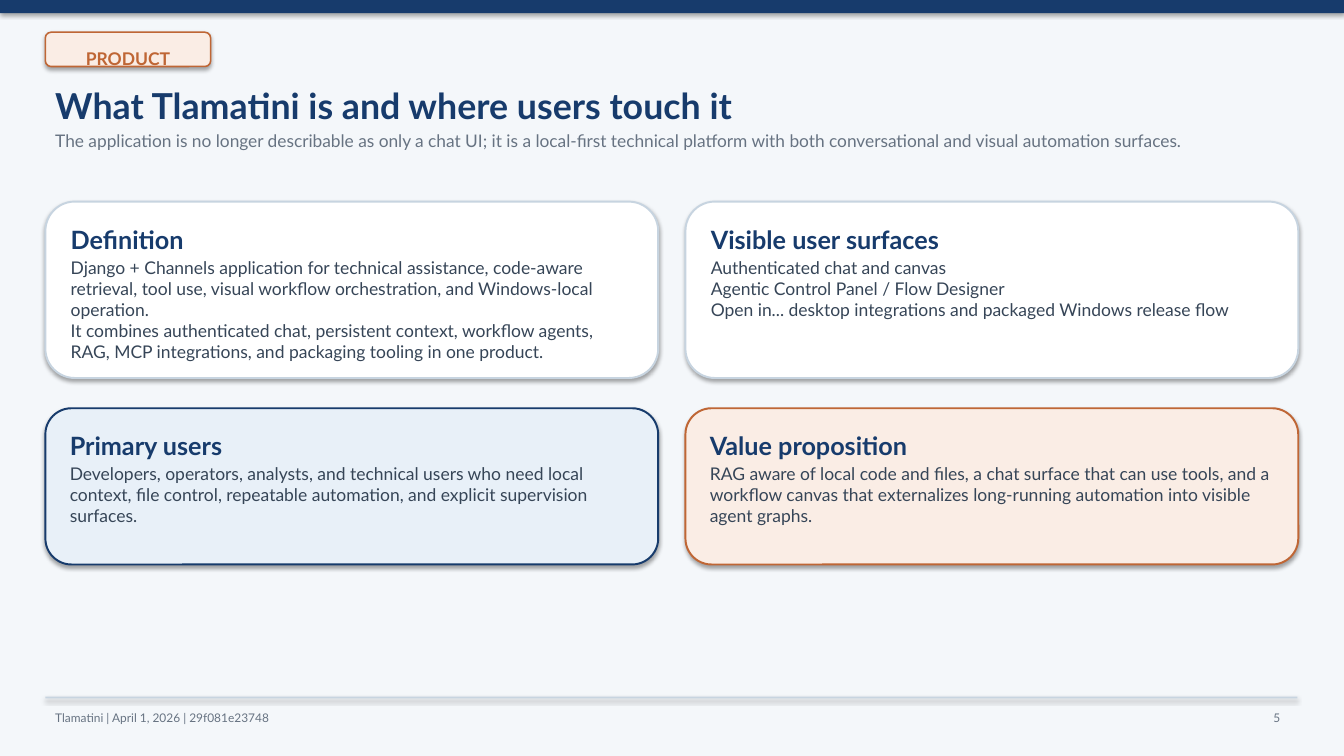
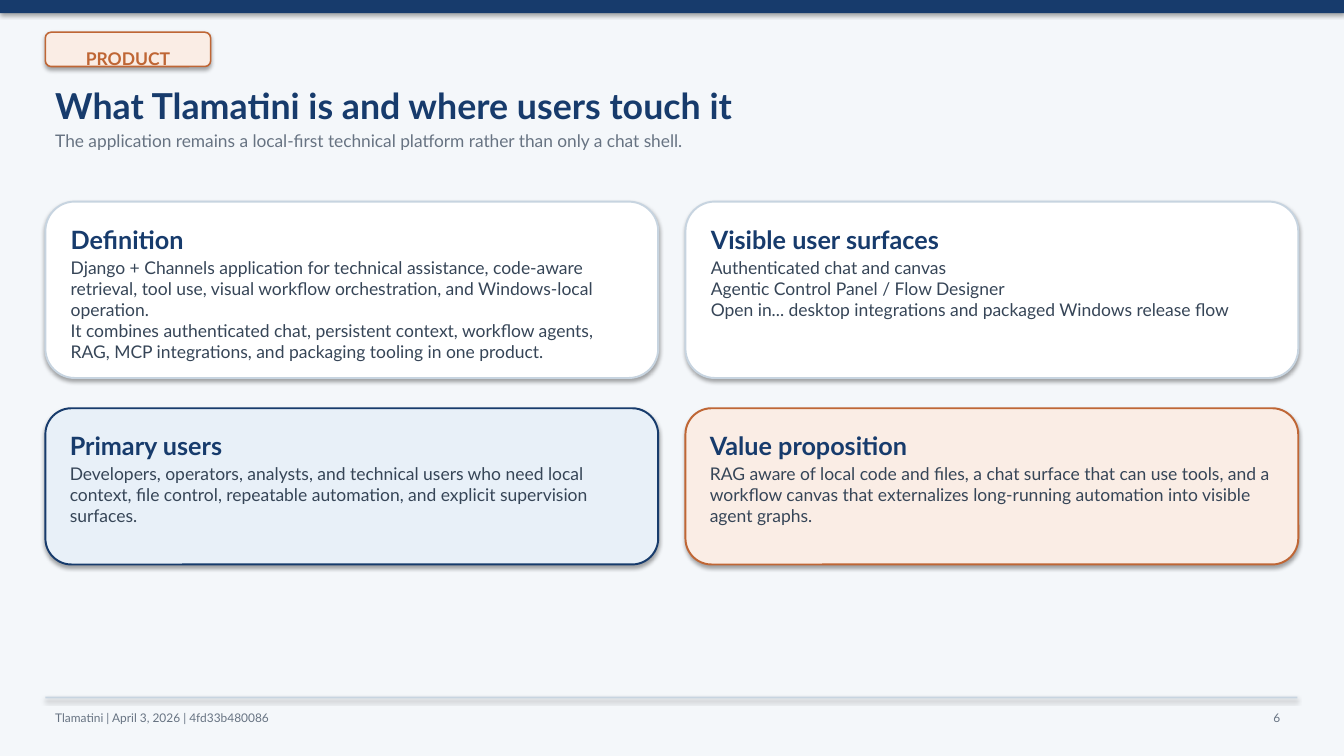
Before and after one commit to XAIHT/Tlamatini, a slide deck: slide 6 of Tlamatini_eXtended_Artificial_Intelligence_Humanly_Tempered.pptx (slide 5 before the commit). Drawn at 1344x756 pixels with LibreOffice and Linux fonts; fonts in the diff are those of the drawing. Boxes give left, top, right and bottom in pixels: in the first picture for what was removed or moved away, otherwise in the second. Text is boxed around its words. In the diff, an @@ line names an element or a change of style, - is before the commit and + after.

Commit message:
Updating README.md, Summary PDF, and PPT of Tlamatini, by angelahack1

```diff
--- a/Tlamatini_eXtended_Artificial_Intelligence_Humanly_Tempered.pptx
+++ b/Tlamatini_eXtended_Artificial_Intelligence_Humanly_Tempered.pptx
@@ text at [55,134,682,150]: text changed @@
-The application is no longer describable as only a chat UI; it is a local-first technical platform with both conversational and visual automation surfaces.
+The application remains a local-first technical platform rather than only a chat shell.
@@ text at [55,713,269,724]: text changed @@
-Tlamatini | April 1, 2026 | 29f081e23748
+Tlamatini | April 3, 2026 | 4fd33b480086
@@ text at [1273,713,1280,722]: text changed @@
-5
+6
```
Also in this commit, not shown: 16 other slides changed, 4 slides added, 4 slides removed, 2 other files.
